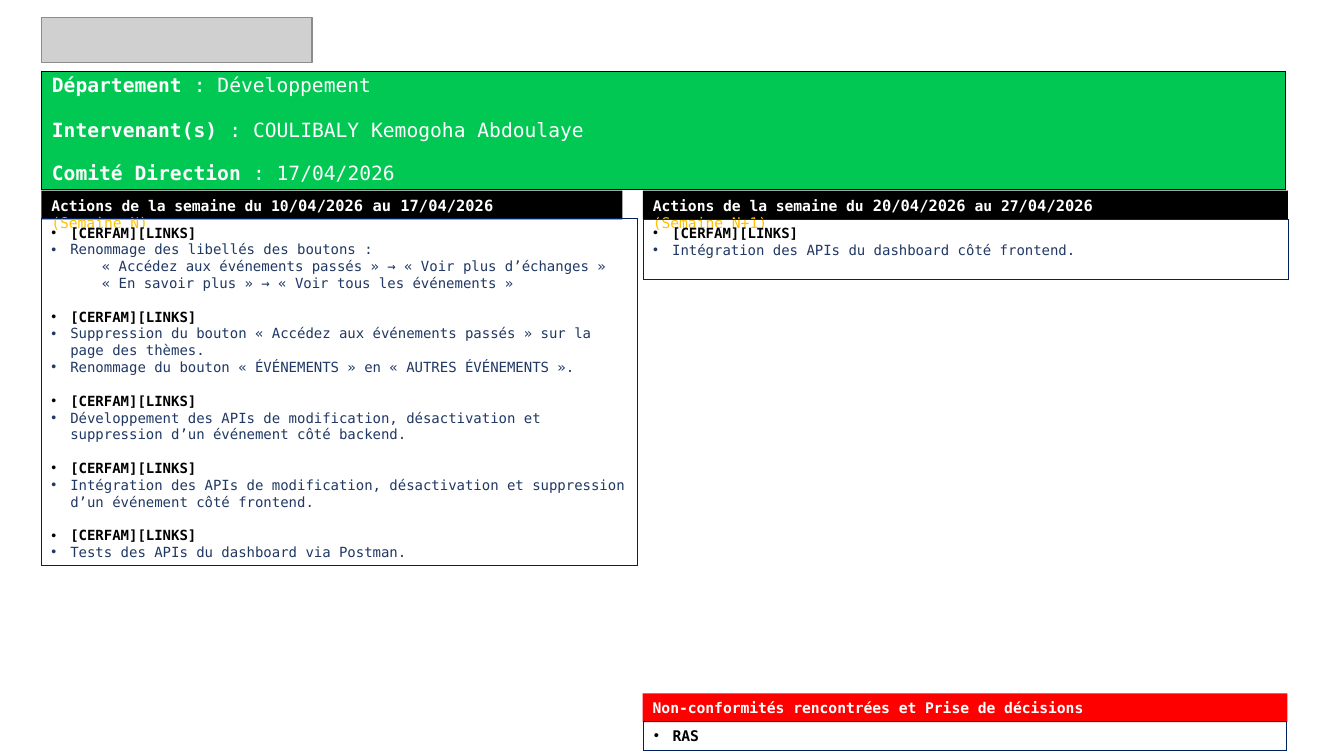
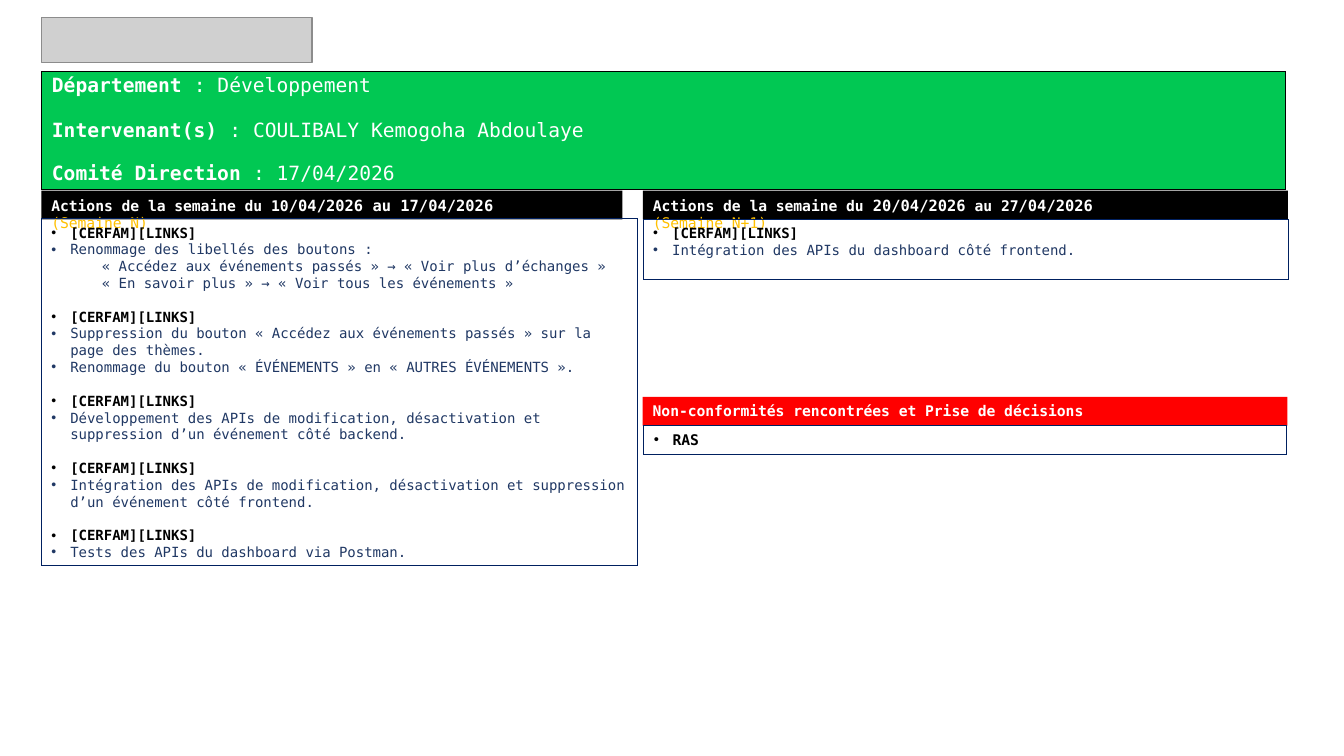
Before and after one commit to kabdoullah/weekly-report, a slide deck: slide 1 of templates/weekly-report.pptx. Drawn at 1344x756 pixels with LibreOffice and Linux fonts; fonts in the diff are those of the drawing; grey boxes stand for pictures. Boxes give left, top, right and bottom in pixels: in the first picture for what was removed or moved away, otherwise in the second. Text is boxed around its words. In the diff, an @@ line names an element or a change of style, - is before the commit and + after.

Commit message:
fix(pptx): move non-conformités block up to prevent overflow
The non-conformités title/content boxes sat near the slide bottom (~6.9"/7.2"
on a 7.5" slide); with auto-fit, longer lists grew off the page. Moved both
into the empty right-column space below the next-week block.

```diff
--- a/templates/weekly-report.pptx
+++ b/templates/weekly-report.pptx
@@ rectangle "Non-conformités rencontrées et Prise de ...": place and size @@
-rectangle "Non-conformités rencontrées et Prise de ..." at [643,694,1289,723]
+rectangle "Non-conformités rencontrées et Prise de ..." at [643,397,1289,426]
@@ rectangle "RAS": place and size @@
-rectangle "RAS" at [644,722,1288,751]
+rectangle "RAS" at [644,425,1288,455]
```
